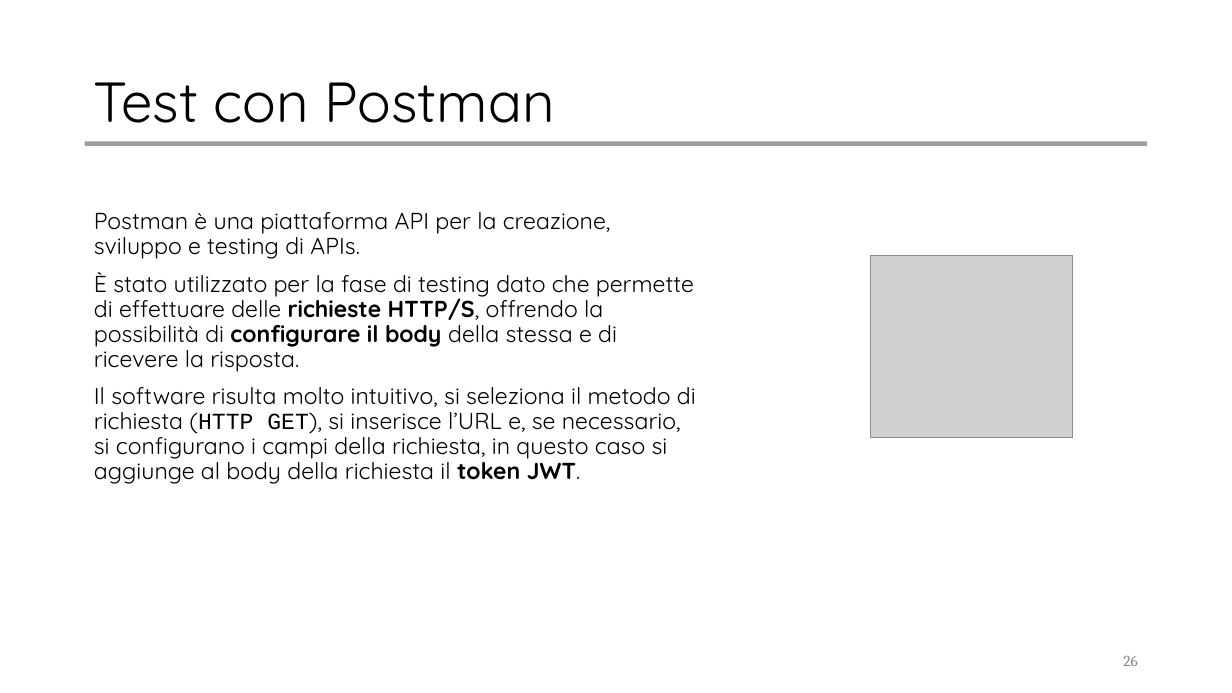
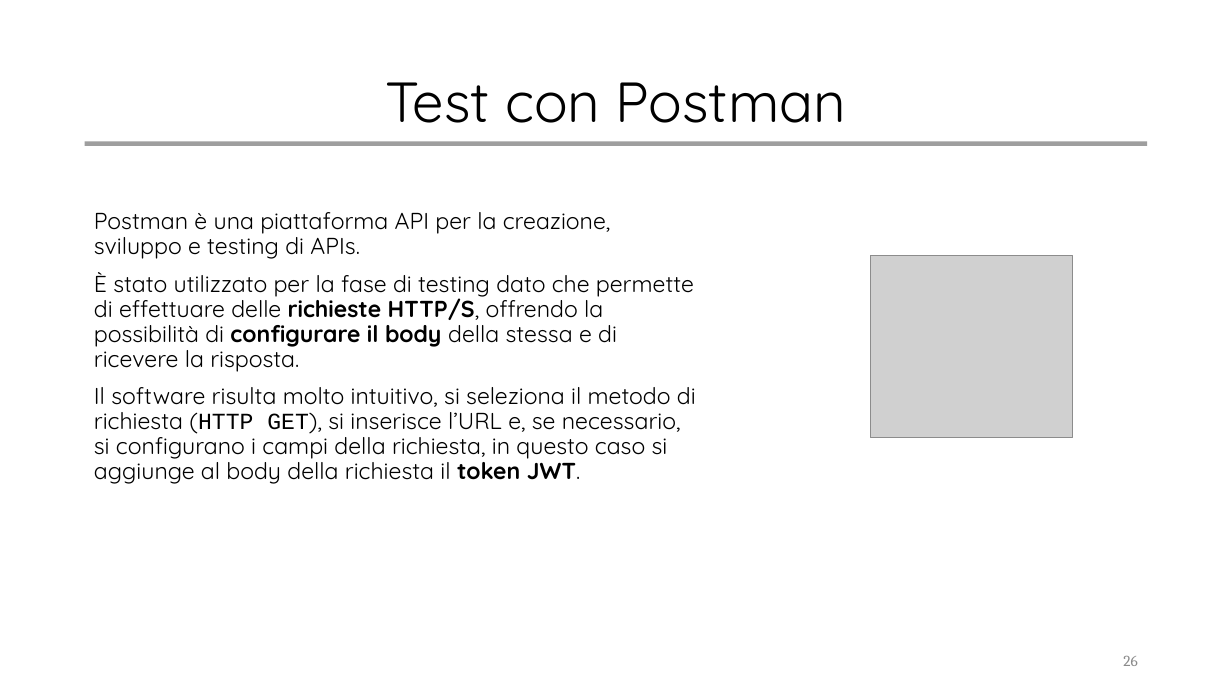
Before and after one commit to valeriodesiati/tesi, a slide deck: slide 26 of Presentazione/Valerio Desiati - Presentazione Discussione.pptx. Drawn at 1232x693 pixels with LibreOffice and Linux fonts; fonts in the diff are those of the drawing; grey boxes stand for pictures. Boxes give left, top, right and bottom in pixels: in the first picture for what was removed or moved away, otherwise in the second. Text is boxed around its words. In the diff, an @@ line names an element or a change of style, - is before the commit and + after.

```diff
--- a/Presentazione/Valerio Desiati - Presentazione Discussione.pptx
+++ b/Presentazione/Valerio Desiati - Presentazione Discussione.pptx
@@ title "Test con Postman" at (x1=385, y1=82, x2=846, y2=123): alignment left to centre @@
```
Also in this commit, not shown: 1 other slide changed, 1 other file.
